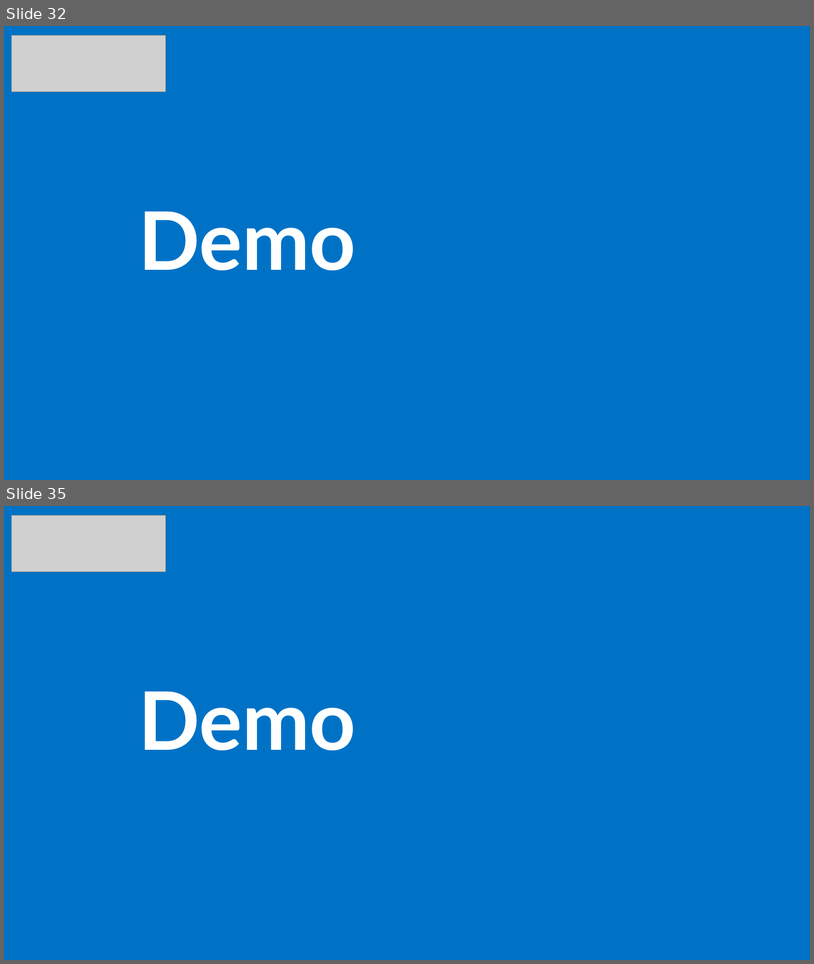
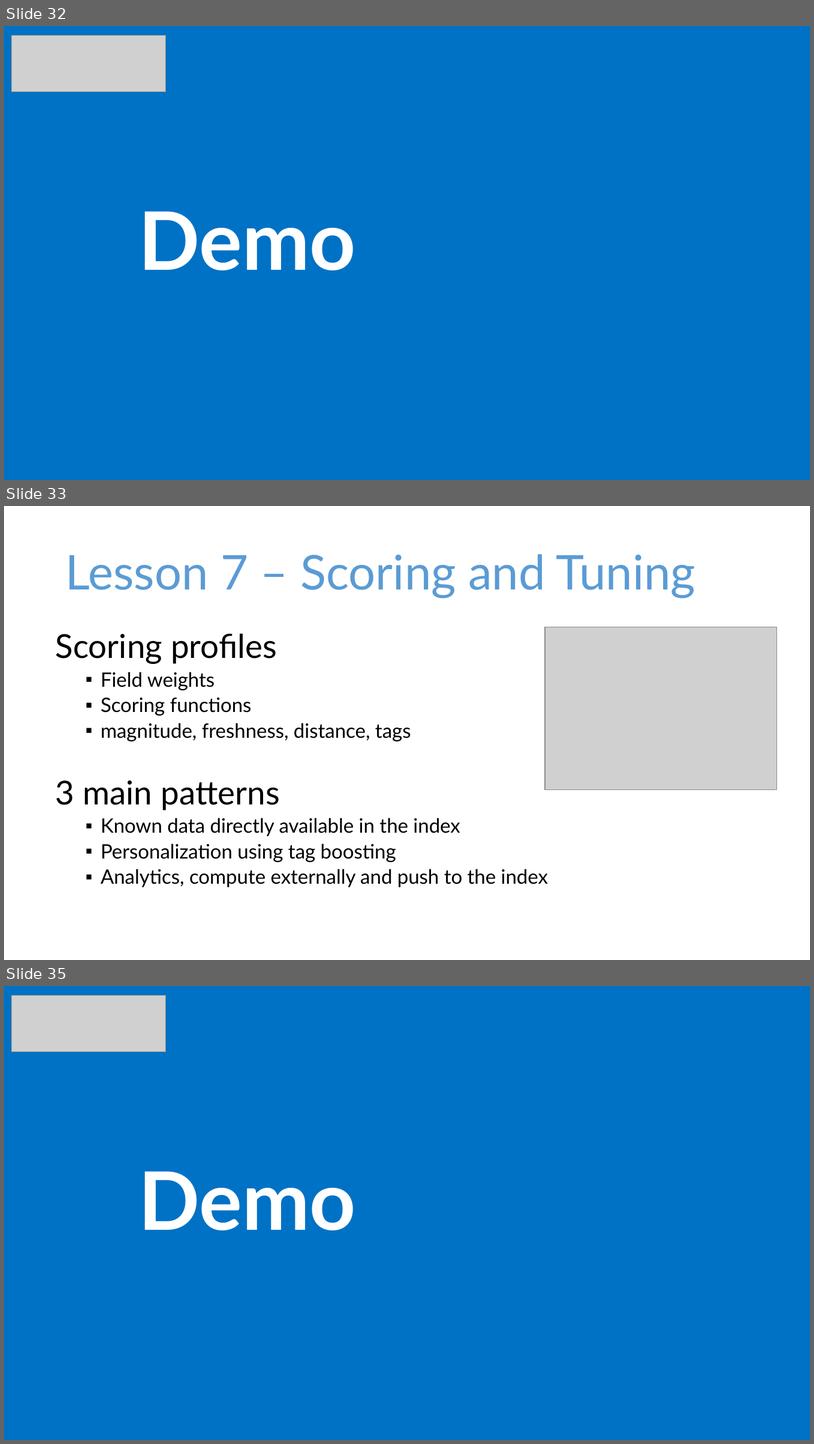
Before and after one commit to liamca/RealEstateXamarinAndroidDemo, a slide deck: Xamarin Azure Search Tutorial.pptx. Shown one above the other, each under a label of ours: slides 32 and 35 before the commit, slides 32, 33 and 35 after it; the slides between them are not shown. The pictures are 814x964 and 814x1444 pixels, drawn with LibreOffice and Linux fonts; fonts in the diff are those of the drawing; grey boxes stand for pictures. Boxes give left, top, right and bottom in pixels: in the first picture for what was removed or moved away, otherwise in the second. Text is boxed around its words. In the diff, an @@ line names an element or a change of style, - is before the commit and + after.

```diff
--- a/Xamarin Azure Search Tutorial.pptx
+++ b/Xamarin Azure Search Tutorial.pptx
@@ slide 33 added at bbox=[4, 506, 810, 960], background #FFFFFF @@
@@ title added at bbox=[65, 554, 696, 598], 56.9 pt, text #5B9BD5 @@
+Lesson 7 – Scoring and Tuning
@@ picture added at bbox=[545, 627, 777, 790] @@
@@ text added at bbox=[55, 633, 548, 887], 23.5 pt, text #000000 @@
+Scoring profiles
+  ▪ Field weights
+  ▪ Scoring functions
+  ▪ magnitude, freshness, distance, tags
+3 main patterns
+  ▪ Known data directly available in the index
+  ▪ Personalization using tag boosting
+  ▪ Analytics, compute externally and push to the index
```
Also in this commit, not shown: 1 slide changed, 1 other slide added, 5 other files.
